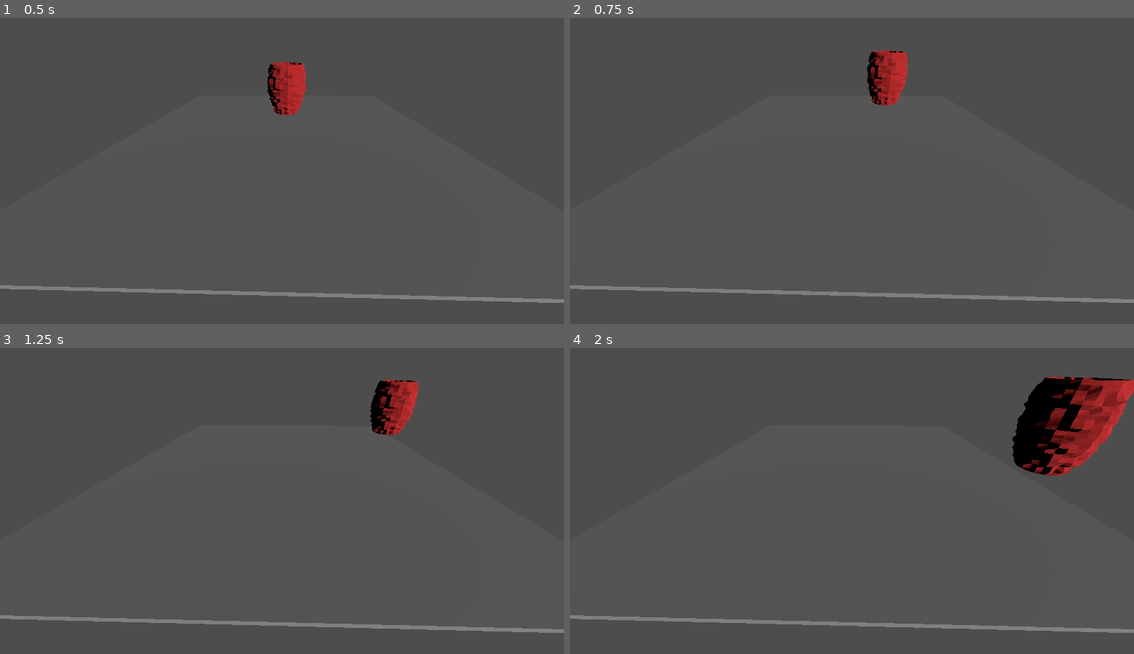
Above: before the commit, frames 1-4 (two rows, left to right).
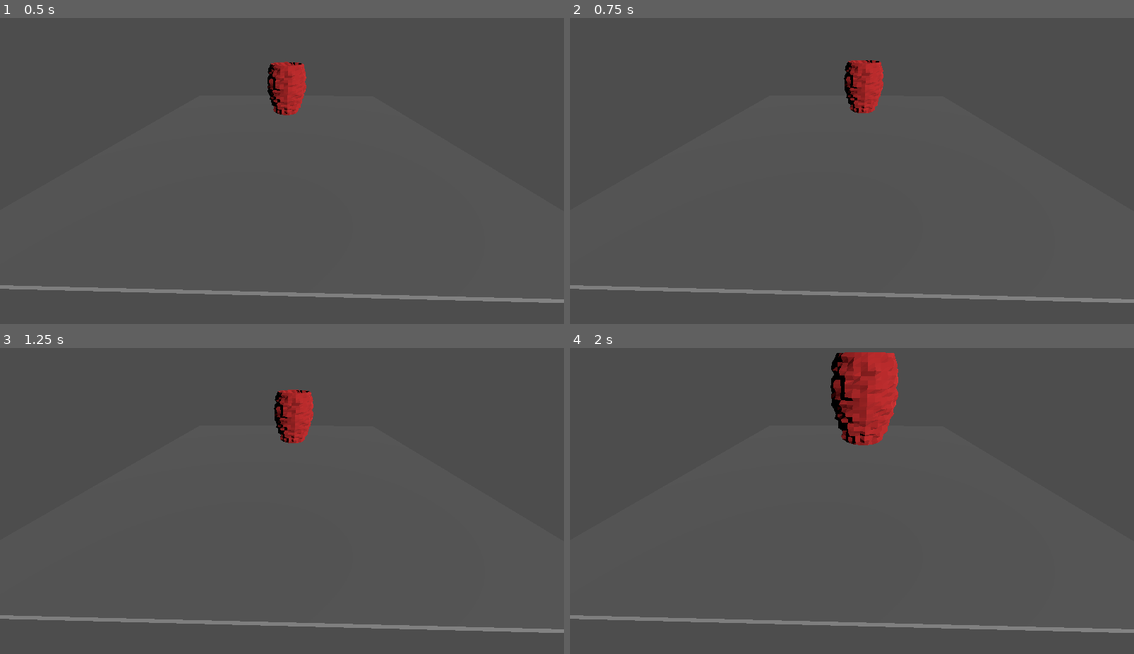
Above: after the commit, the same moments.

Repository: nagy135/godot_demo
Game: Godot game, scene res://main_scene.tscn
Same seed, same stepped clock (60 frames per second), same inputs: the game is played once before the commit and once after it.
Inputs:
- Up to frame 1 (0.5 s): no input
- Up to frame 2 (0.75 s): tap Enter (ui_accept) at 0.5 s; hold Right (ui_right) from 0.53 s (still down); hold Q from 0.53 s (still down)
- Up to frame 3 (1.25 s): keep holding Right (ui_right); keep holding Q; tap Enter (ui_accept) at 0.77 s
- Up to frame 4 (2 s): release Right (ui_right) at 1.28 s; release Q at 1.28 s; hold Down (ui_down) from 1.28 s (still down); tap Q at 1.35 s; tap Enter (ui_accept) at 1.52 s

Frame 1 is identical in both runs. In frame 2, 1.8% of the frame differs, in the area x 48-60%, y 10-32%; in frame 3, 2.2%; in frame 4, 8.1%, in the area x 46-100%, y 1-42%.

Commit message:
feat: reset position of player

Diff:
--- a/mover.gd
+++ b/mover.gd
@@ -2,8 +2,8 @@
 
 
 const SPEED = 25.0
-const JUMP_VELOCITY = 9.5
-const GRAVITY_MULTIPLIER = 2
+const JUMP_VELOCITY = 20.5
+const GRAVITY_MULTIPLIER = 4
 
 
 func _physics_process(delta: float) -> void:
@@ -12,6 +12,8 @@
 
 	if Input.is_action_just_pressed("ui_accept") and is_on_floor():
 		velocity.y = JUMP_VELOCITY
+	if Input.is_key_pressed(KEY_Q):
+		position = Vector3.ZERO
 
 	var input_dir := Input.get_vector("ui_left", "ui_right", "ui_up", "ui_down")
 	var direction := (transform.basis * Vector3(input_dir.x, 0, input_dir.y)).normalized()
